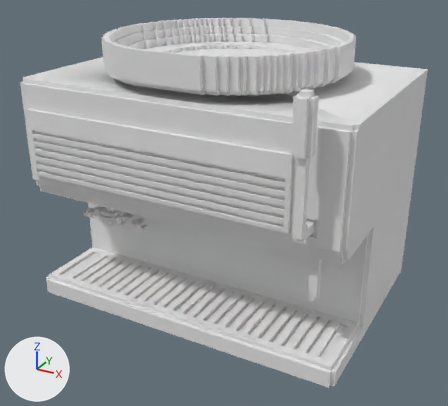
The FBX model OperationCoffeeShop/Assets/Art and Design/Models/Machines/EspressoMachine.fbx: old version first, new version second.
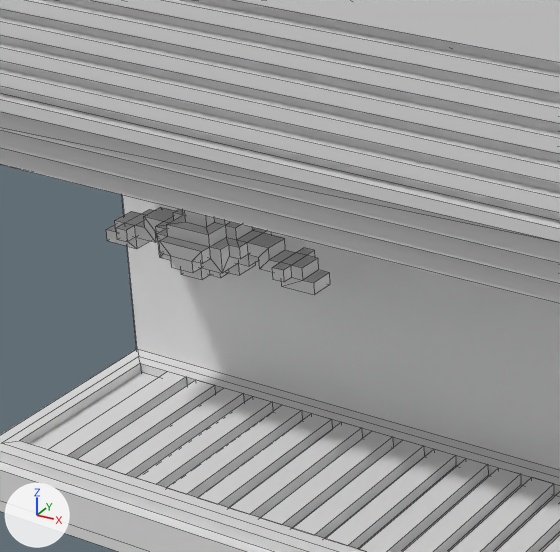
Each version is shown whole from a camera (50 mm lens) standing at (0.0498, -0.1081, 0.063) and looking at (-0.0225, 0.0234, -0.0027), then close up on the part from 12% to 48% of the width and 36% to 75% of the height. The axes (+X, +Y, +Z) are drawn at lower left. The lights are the same throughout. The close-ups show mesh edges as thin lines. Materials are left out; every surface is plain grey. Where no turn or scale is listed for an object, it has been applied to the vertices. Vertices at the same position are counted once.

Objects in the first close-up: 'EspressoMachine'.
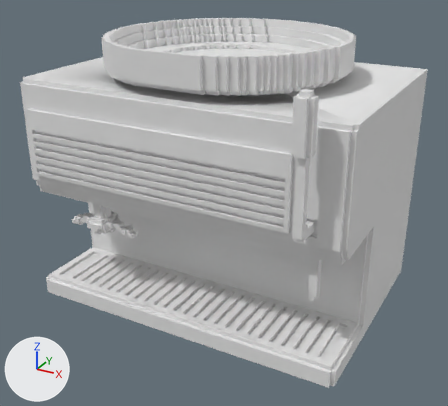
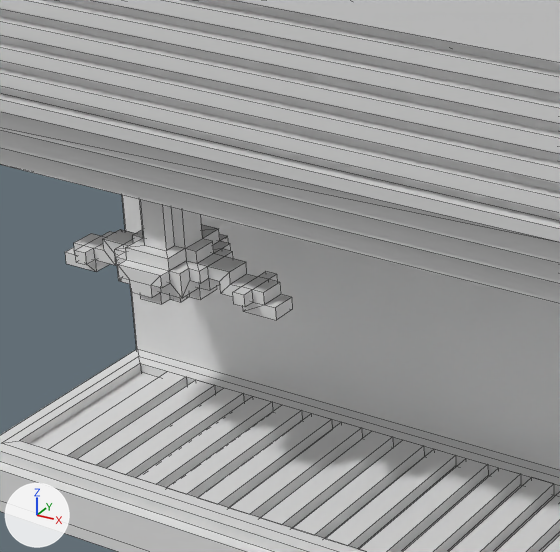
What differs and where, as boxes [x1, y1, x2, y2] in the close-ups (560 x 552 px; the box of a moved part takes in the faces that stretch with it):
```json
{"part": 1, "of": "me_mesh", "change": "moved or reshaped", "before": [106, 207, 330, 295], "after": [65, 199, 292, 320]}
```

Edits to the scene script, one JSON object a line:
```json
{"block": "me_mesh", "where": "me_mesh.from_pydata(...)  # 2438 vertices, 2304 faces; spans x -0.029..0.056, y -0.0156..0.0455, z -0.03..0.04"}
{"block": "me_mesh", "where": "# used by ob_espressomachine; location = (-0.03794, 0.01413, -0.00009)"}
{"block": "me_mesh", "change": "me_mesh part 1: the loose piece of 216 vertices spanning x -0.021..-0.001, y -0.0075..0.0005, z -0.009..0.0 is moved by (0.0, -0.0048, 0.0)"}
```
